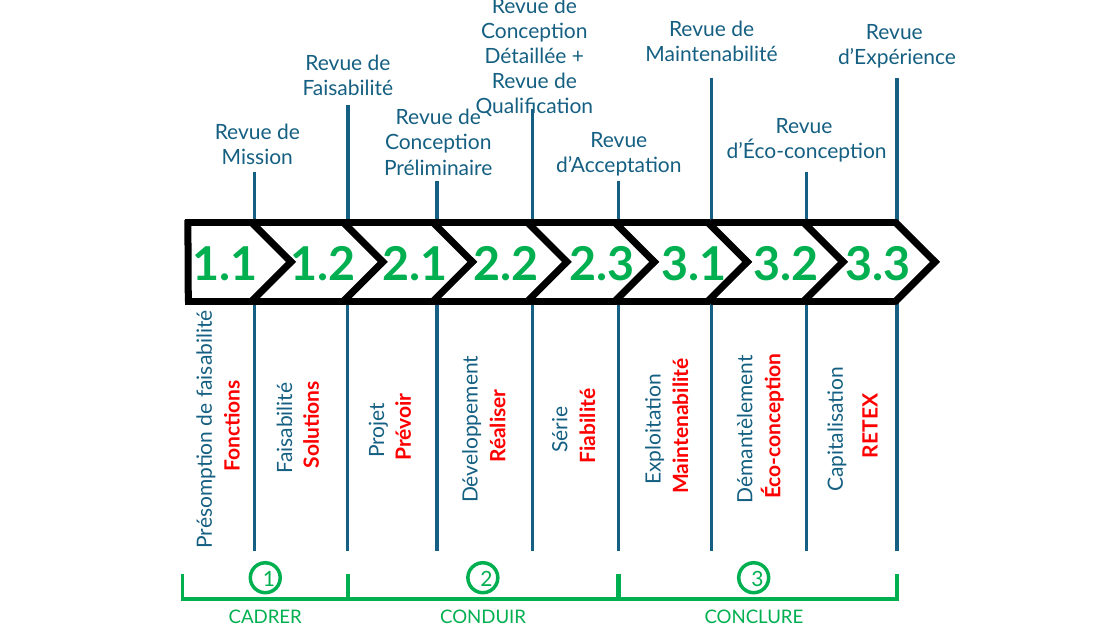
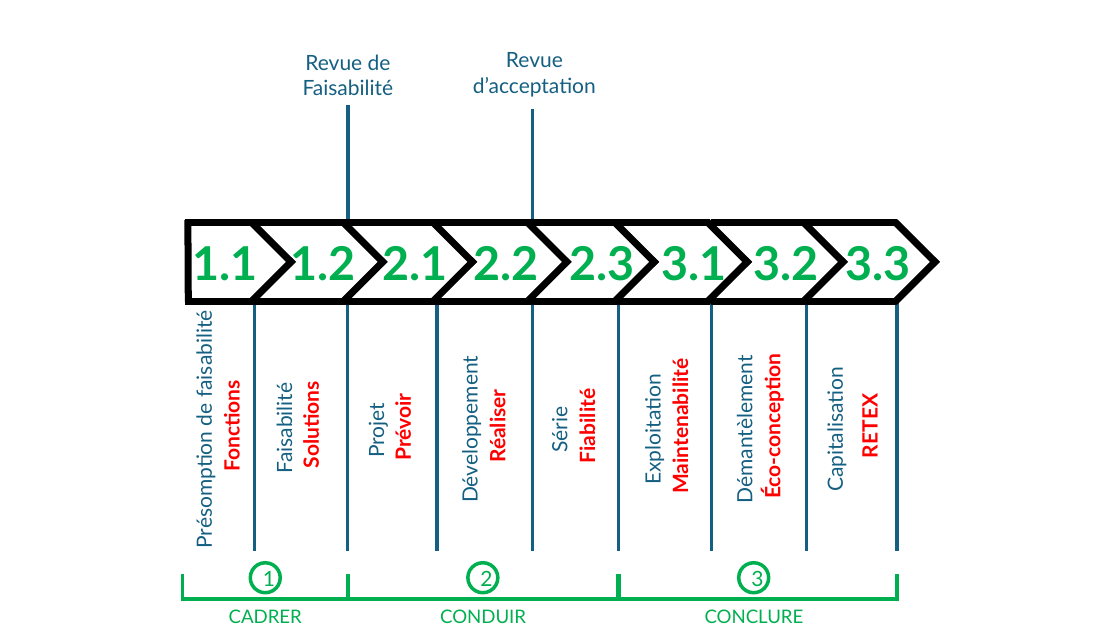
Before and after one commit to FailureIsAlreadyTaken/Chess-3000, a slide deck: slide 1 of Gestion de Projet/Phase 0/Diagrammes phase 0.pptx. Drawn at 1120x630 pixels with LibreOffice and Linux fonts; fonts in the diff are those of the drawing. Boxes give left, top, right and bottom in pixels: in the first picture for what was removed or moved away, otherwise in the second. Text is boxed around its words. In the diff, an @@ line names an element or a change of style, - is before the commit and + after.

Commit message:
Préparation de la revue
Mise au propre des différents schémas et ajout du budget comme contrainte dans les CDCF

```diff
--- a/Gestion de Projet/Phase 0/Diagrammes phase 0.pptx
+++ b/Gestion de Projet/Phase 0/Diagrammes phase 0.pptx
@@ group removed at [215,0,956,223]: 6 lines, 6 texts @@
-Revue de Mission
-Revue de Conception Préliminaire
-Revue de Conception Détaillée + Revue de Qualification
-Revue de Maintenabilité
-Revue
-d’Éco-conception
-Revue
-d’Expérience
@@ text at [473,52,596,97]: text changed @@
-Revue d’Acceptation
+Revue d’acceptation
```
Also in this commit, not shown: 2 other files.
